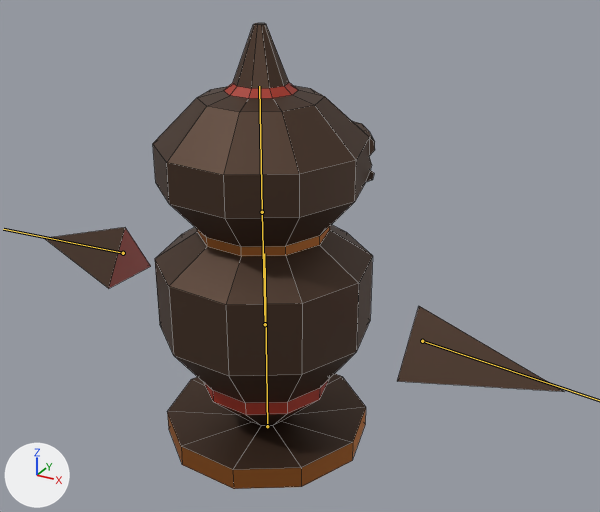
Before and after pictures for a commit that changed the FBX model Assets/Resources/Animations/Turret/Doguu_Activation.fbx.
Rendered twice from a camera (50 mm lens) standing at (3.87, -6.27, 5.26) and looking at (0.28, 0.25, 2.0). The lights are fixed; the arrows at lower left show +X, +Y and +Z. The bones that bend it are drawn over the model as lines. Mesh edges are drawn as thin lines.
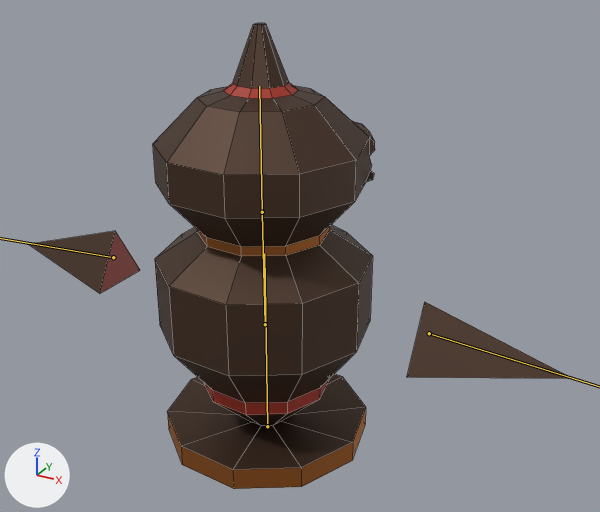
The newer file adds an action. The first version stands in its rest pose; the second is drawn at frame 11 of the action 'Armature|Active'.

What differs and where, as boxes [x1, y1, x2, y2] in the pictures (600 x 512 px):
'Cylinder', posed: before [44, 23, 564, 489]; after [28, 23, 571, 489]

Edits to the bpy script that builds the scene:
```text
Change bone_arm_r:
    where bone_arm_r = bpy.data.objects['Armature'].pose.bones['Arm.R']  # child of 'Base'
    bone_arm_r.location: (0.0, 0.0, 0.0) -> (0.22, -3.63, 0.0)
    bone_arm_r.rotation_quaternion: (1.0, 0.0, 0.0, 0.0) -> (-0.041, -0.908, -0.054, 0.414)  # degrees (0, 0, 0) -> degrees (177, 49, 6)
Change bone_arm_l:
    where bone_arm_l = bpy.data.objects['Armature'].pose.bones['Arm.L']  # child of 'Base'
    bone_arm_l.location: (0.0, 0.0, 0.0) -> (-0.3, -3.62, 0.03)
    bone_arm_l.rotation_quaternion: (1.0, 0.0, 0.0, 0.0) -> (-0.041, 0.824, -0.074, -0.56)  # degrees (0, 0, 0) -> degrees (178, 68, -12)
```
